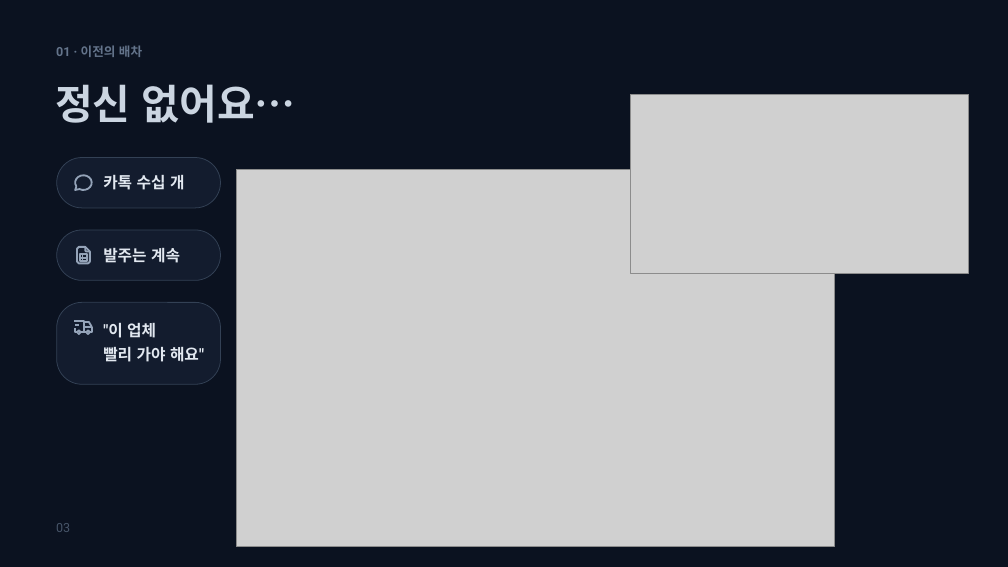
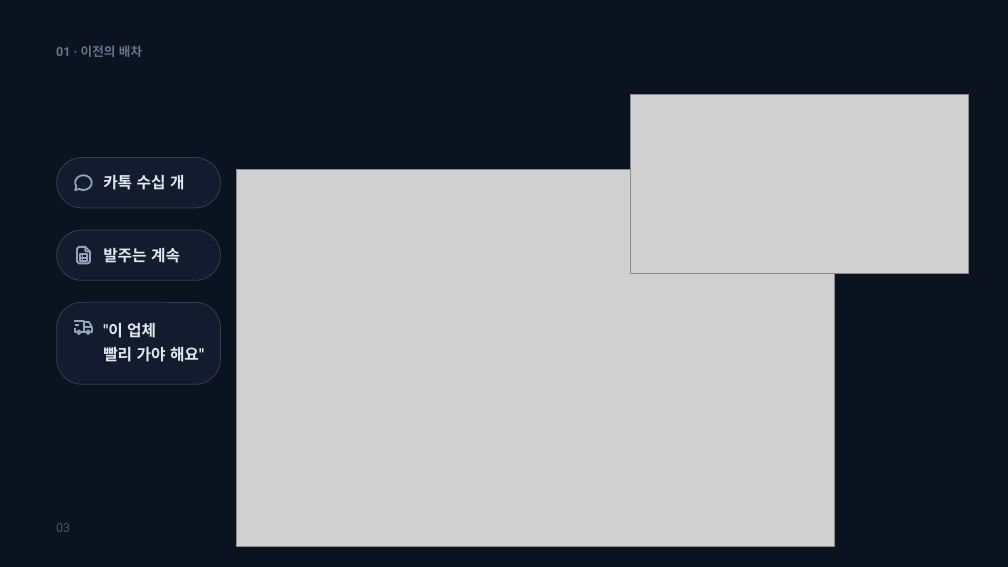
Before and after one commit to carssum82/yerim-easy, a slide deck: slide 3 of 발표자료/최종_다크_13장_완성.pptx. Drawn at 1008x567 pixels with LibreOffice and Linux fonts; fonts in the diff are those of the drawing; grey boxes stand for pictures. Boxes give left, top, right and bottom in pixels: in the first picture for what was removed or moved away, otherwise in the second. Text is boxed around its words. In the diff, an @@ line names an element or a change of style, - is before the commit and + after.

```diff
--- a/발표자료/최종_다크_13장_완성.pptx
+++ b/발표자료/최종_다크_13장_완성.pptx
@@ text removed at bbox=[55, 84, 296, 123] @@
-정신 없어요…
```
Also in this commit, not shown: 9 other slides changed, 2 other files.
